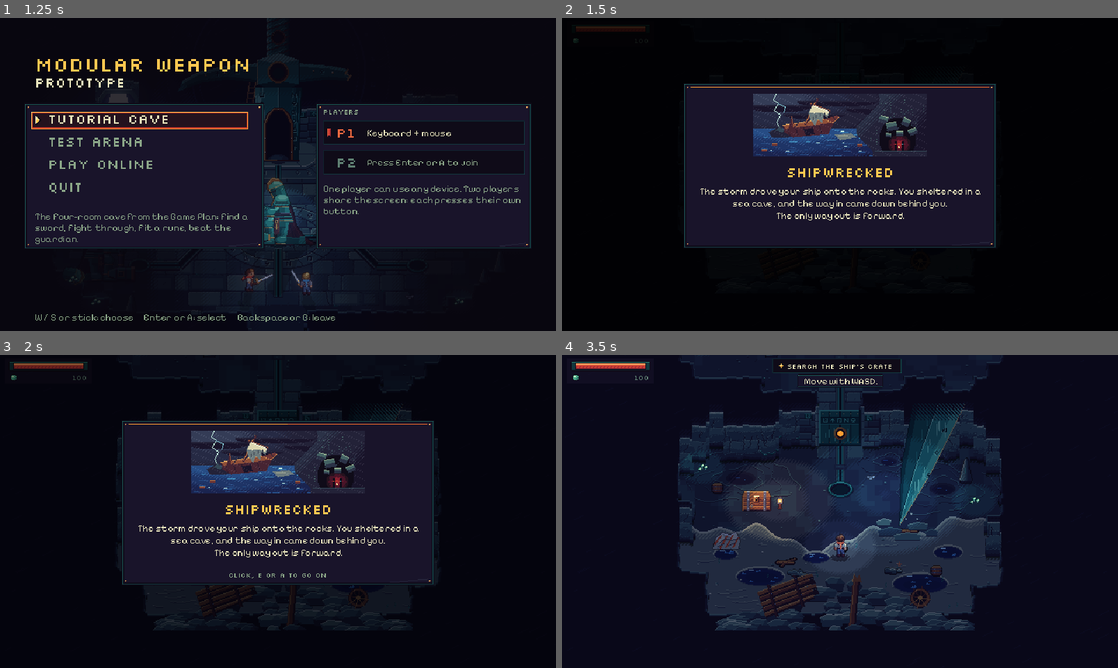
Above: before the commit, frames 1-4 (two rows, left to right).
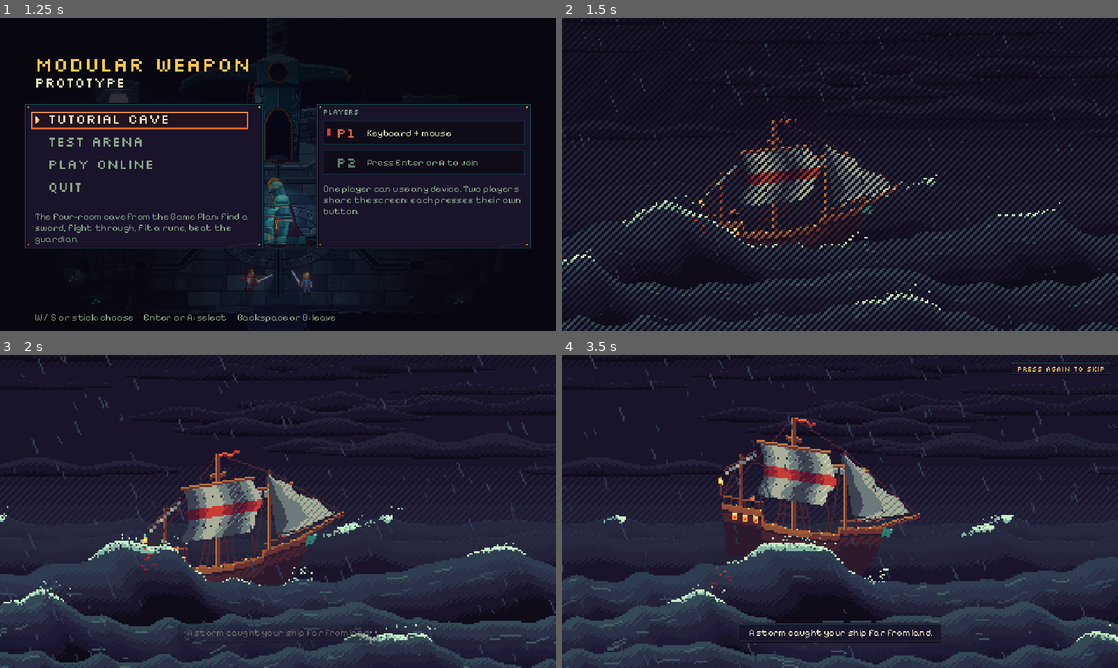
Above: after the commit, the same moments.

Repository: Durrannus/Modular-weapon-prototype
Game: Godot game, scene res://scenes/boot.tscn
The game is run twice, just before and just after one commit, with the same random seed, the same clock (stepped at 60 frames per second) and the same inputs.
Inputs (mouse positions are in pixels of both pictures, inside the frame that each line leads up to):
- Up to frame 1 (1.25 s): tap Enter (menu_place) at 0.5 s; move the mouse to (400, 158) at 0.52 s; hold D (move_right) from 0.53 s (still down); hold Tab (build) from 0.53 s (still down); click (400, 158) at 0.67 s
- Up to frame 2 (1.5 s): release D (move_right) at 1.25 s; release Tab (build) at 1.25 s; tap Space (dash) at 1.25 s; drag from (728, 190) to (812, 237) at 1.27 s
- Up to frame 3 (2 s): no input
- Up to frame 4 (3.5 s): move the mouse to (895, 442) at 2.02 s; hold D (move_right) 2.03-2.75 s; hold Tab (build) 2.03-2.75 s; drag from (812, 574) to (673, 464) at 2.77 s

Frame 1 is identical in both runs. In frame 2, 43% of the frame differs, in the area x 0-100%, y 0-100%; in frame 3, 69%; in frame 4, 47%.

Commit message:
Open the tutorial cave with the storm and shipwreck cutscene
The art thread drew a 23 second opening (278 pictures at 12 a second): the
ship in a heavy sea, the crew on deck, the strike on the rocks, and the cave
mouth coming down. It now plays before the cave, and the cave fades in from
its last, black picture.

- cave_ui.gd: cutscene() plays a folder of full-screen pictures from its
  json: speed, captions on a hint plate at the bottom, sound cues. One
  picture is read from disk at a time. With two players, player two's
  patches are drawn on top.
- It runs on game ticks and is skipped by the players' synced presses, so
  online both computers show the same picture and skip together. The first
  press shows "Press again to skip", so a stray click doesn't lose it.
- sfx.gd: placeholder wind and rain, thunder, a wave, the hull striking and
  a rockfall, made in code like the other sounds.
- The "Shipwrecked" card keeps only its last line; the cutscene shows the
  rest. The HUD is hidden while the cutscene plays.

Co-Authored-By: Claude Fable 5.2 <noreply@anthropic.com>
Claude-Session: https://claude.ai/code/session_01PcDKVkPofzbtLy82C9TbQ8

Diff:
--- /dev/null
+++ b/art/cutscene/intro/intro.json
@@ -0,0 +1,355 @@
+{
+ "note": "Opening cutscene. Play f_000.png .. f_277.png in order at `fps`, filter nearest, scale 2 (320 x 180 art px on the 640 x 360 screen). When a second player is in the game, draw p2/f_NNN.png (same size, mostly transparent) on top of the same frame number where that file exists. Captions are not in the pictures: draw `captions` with the game font on a hint plate. `cues` are for sounds later. Any button skips to the end.",
+ "fps": 12,
+ "frames": 278,
+ "size": [
+  320,
+  180
+ ],
+ "pattern": "f_%03d.png",
+ "p2_pattern": "p2/f_%03d.png",
+ "p2_frames": [
+  0,
+  1,
+  2,
+  3,
+  4,
+  5,
+  6,
+  7,
+  8,
+  9,
+  10,
+  11,
+  12,
+  13,
+  14,
+  15,
+  16,
+  17,
+  18,
+  19,
+  20,
+  21,
+  22,
+  23,
+  24,
+  25,
+  26,
+  27,
+  28,
+  29,
+  30,
+  31,
+  32,
+  33,
+  34,
+  35,
+  36,
+  37,
+  38,
+  39,
+  40,
+  41,
+  42,
+  43,
+  44,
+  45,
+  46,
+  47,
+  48,
+  49,
+  50,
+  51,
+  52,
+  53,
+  54,
+  55,
+  56,
+  57,
+  58,
+  59,
+  60,
+  61,
+  62,
+  63,
+  64,
+  65,
+  66,
+  67,
+  68,
+  69,
+  70,
+  71,
+  72,
+  73,
+  74,
+  75,
+  76,
+  77,
+  78,
+  79,
+  80,
+  81,
+  82,
+  83,
+  84,
+  85,
+  86,
+  87,
+  88,
+  89,
+  90,
+  91,
+  92,
+  93,
+  94,
+  95,
+  96,
+  97,
+  98,
+  99,
+  100,
+  101,
+  102,
+  103,
+  104,
+  105,
+  106,
+  107,
+  108,
+  109,
+  110,
+  111,
+  112,
+  113,
+  114,
+  115,
+  116,
+  117,
+  122,
+  123,
+  124,
+  125,
+  126,
+  127,
+  128,
+  129,
+  130,
+  131,
+  132,
+  133,
+  134,
+  135,
+  136,
+  137,
+  138,
+  139,
+  140,
+  141,
+  142,
+  143,
+  144,
+  145,
+  146,
+  147,
+  148,
+  149,
+  150,
+  151,
+  152,
+  153,
+  154,
+  155,
+  156,
+  157,
+  158,
+  159,
+  160,
+  161,
+  162,
+  163,
+  198,
+  199,
+  200,
+  201,
+  202,
+  203,
+  204,
+  205,
+  206,
+  207,
+  208,
+  209,
+  210,
+  211,
+  212,
+  213,
+  214,
+  215,
+  216,
+  217,
+  218,
+  219,
+  220,
+  221,
+  222,
+  223,
+  224,
+  225,
+  226,
+  227,
+  228,
+  229,
+  230,
+  231,
+  232,
+  233,
+  234,
+  235,
+  236,
+  237,
+  238,
+  239,
+  240,
+  241,
+  242,
+  243,
+  244,
+  245,
+  246,
+  247,
+  248,
+  249,
+  250,
+  251,
+  252,
+  253,
+  254,
+  255,
+  256,
+  257,
+  258,
+  259,
+  260,
+  261,
+  262,
+  263,
+  264,
+  265,
+  266,
+  267,
+  268,
+  269,
+  270,
+  271,
+  272,
+  273,
+  274,
+  275
+ ],
+ "shots": [
+  {
+   "id": "A",
+   "first": 0,
+   "frames": 66,
+   "note": "the storm: the ship in a heavy sea"
+  },
+  {
+   "id": "B",
+   "first": 66,
+   "frames": 56,
+   "note": "on deck: the players, then a sea comes aboard (ends on white)"
+  },
+  {
+   "id": "C",
+   "first": 122,
+   "frames": 56,
+   "note": "the rocks: the flash shows the cliff and the great sword, the ship strikes (ends on black)"
+  },
+  {
+   "id": "D",
+   "first": 178,
+   "frames": 100,
+   "note": "shelter: the crew wade into the sea cave and the way in comes down (ends on black)"
+  }
+ ],
+ "captions": [
+  {
+   "from": 8,
+   "to": 60,
+   "text": "A storm caught your ship far from land."
+  },
+  {
+   "from": 72,
+   "to": 106,
+   "text": "It drove you toward the rocks."
+  },
+  {
+   "from": 186,
+   "to": 228,
+   "text": "You crawled out of the surf and into a sea cave."
+  },
+  {
+   "from": 242,
+   "to": 272,
+   "text": "Then the way in came down behind you."
+  }
+ ],
+ "cues": [
+  {
+   "frame": 30,
+   "sound": "thunder_far"
+  },
+  {
+   "frame": 56,
+   "sound": "thunder_far"
+  },
+  {
+   "frame": 88,
+   "sound": "thunder_near"
+  },
+  {
+   "frame": 110,
+   "sound": "wave_crash"
+  },
+  {
+   "frame": 122,
+   "sound": "thunder_near"
+  },
+  {
+   "frame": 146,
+   "sound": "thunder_near"
+  },
+  {
+   "frame": 162,
+   "sound": "ship_strikes"
+  },
+  {
+   "frame": 234,
+   "sound": "rumble"
+  },
+  {
+   "frame": 238,
+   "sound": "rockfall"
+  }
+ ],
+ "flashes": [
+  30,
+  32,
+  33,
+  56,
+  88,
+  89,
+  93,
+  122,
+  123,
+  124,
+  128,
+  129,
+  146,
+  147,
+  162,
+  163
+ ]
+}
--- a/scripts/cave/cave.gd
+++ b/scripts/cave/cave.gd
@@ -480,13 +480,17 @@
 
 func _begin() -> void:
 	stage = "intro"
-	ui.fade = 1.0
-	ui.fade_in(1.4)
-	ui.card_picture = "cave/ui/card_intro.png"
-	ui.card("Shipwrecked", "The storm drove your ship onto the rocks. You sheltered in a sea cave, and the way in came down behind you.\nThe only way out is forward.", 0.0, func():
-		stage = "crate"
-		ui.objective = "Search the ship's crate"
-		ui.hint = _keys("Move with WASD.", "Move with [stick_l]."))
+	# The storm and the wreck (art/cutscene/intro), then the cave fades in from its last, black picture.
+	hud.visible = false
+	ui.cutscene("cutscene/intro", players.size() > 1, func():
+		hud.visible = true
+		ui.fade = 1.0
+		ui.fade_in(1.4)
+		ui.card_picture = "cave/ui/card_intro.png"
+		ui.card("Shipwrecked", "The only way out is forward.", 0.0, func():
+			stage = "crate"
+			ui.objective = "Search the ship's crate"
+			ui.hint = _keys("Move with WASD.", "Move with [stick_l].")))
 
 
 ## The same hint for keyboard and controller players.
--- a/scripts/cave/cave_ui.gd
+++ b/scripts/cave/cave_ui.gd
@@ -36,6 +36,19 @@
 var card_picture := ""           # a 200x72 picture above the words (set before card(); cleared with it)
 var on_card: Callable
 
+# Cutscene (full-screen pictures with captions, like the storm before the cave)
+var cut: Dictionary = {}         # its numbers, from the json beside its pictures; empty when none is playing
+var cut_dir := ""                # the folder under art/ that holds it
+var cut_time := 0.0              # seconds in. Counted in game ticks, so two computers online stay on the same picture
+var cut_two := false             # two players: draw player two's patches on top
+var cut_skip := 0.0              # after one press: seconds left to press again and skip
+var on_cut: Callable
+var _cut_frame := -1             # the picture the two textures below hold
+var _cut_tex: ImageTexture
+var _cut_tex2: ImageTexture      # player two's patch for this picture, when there is one
+var _cut_cue := 0                # the next sound to play
+var _cut_bed: AudioStreamPlayer  # wind and rain under the whole thing
+
 # Fade
 var fade := 0.0
 var fade_to := 0.0
@@ -56,7 +69,134 @@
 
 
 func busy() -> bool:
-	return talking() or (card_title != "" and card_blocks)
+	return talking() or (card_title != "" and card_blocks) or cutting()
+
+
+func cutting() -> bool:
+	return not cut.is_empty()
+
+
+## Plays the pictures in art/<dir>/ full screen, then calls `done`. The json
+## beside them says how fast, what the captions are and when the sounds come.
+## The first press shows "press again to skip"; a second press skips.
+func cutscene(dir: String, two_players: bool, done: Callable) -> void:
+	var info: Dictionary = Art.json(dir + "/intro.json")
+	if int(info.get("frames", 0)) <= 0 or float(info.get("fps", 0)) <= 0.0:
+		# No pictures in this copy of the game: carry straight on.
+		if done.is_valid():
+			done.call()
+		return
+	cut = info
+	cut_dir = dir
+	cut_two = two_players
+	cut_time = 0.0
+	cut_skip = 0.0
+	on_cut = done
+	_cut_frame = -1
+	_cut_cue = 0
+	# Make the sounds now, while the screen is still black, not in the middle of a shot.
+	for c in cut.get("cues", []):
+		if CUT_SOUNDS.has(str(c["sound"])):
+			Sfx.stream(CUT_SOUNDS[str(c["sound"])][0])
+	_cut_bed = AudioStreamPlayer.new()
+	_cut_bed.stream = Sfx.stream("storm")
+	_cut_bed.volume_db = CUT_BED_DB
+	_cut_bed.process_mode = Node.PROCESS_MODE_ALWAYS
+	add_child(_cut_bed)
+	_cut_bed.play()
+
+
+## The json's sound names -> [our sound, loudness, pitch].
+const CUT_SOUNDS := {
+	"thunder_far": ["thunder", -13.0, 0.8],
+	"thunder_near": ["thunder", -4.0, 1.0],
+	"wave_crash": ["wave", -5.0, 1.0],
+	"ship_strikes": ["crash", -2.0, 1.0],
+	"rumble": ["rumble", -6.0, 1.0],
+	"rockfall": ["rockfall", -3.0, 1.0],
+}
+const CUT_BED_DB := -17.0
+
+
+func _advance_cut(pressed: bool, delta: float) -> void:
+	cut_time += delta
+	cut_skip = maxf(cut_skip - delta, 0.0)
+	var frame := int(cut_time * float(cut["fps"]))
+	var cues: Array = cut.get("cues", [])
+	while _cut_cue < cues.size() and frame >= int(cues[_cut_cue]["frame"]):
+		var snd: Array = CUT_SOUNDS.get(str(cues[_cut_cue]["sound"]), [])
+		if not snd.is_empty():
+			Sfx.play(self, snd[0], snd[1], snd[2])
+		_cut_cue += 1
+	var skip := false
+	if pressed and cut_time > 0.6:
+		if cut_skip > 0.0:
+			skip = true
+		else:
+			cut_skip = 3.0
+	if skip or frame >= int(cut["frames"]):
+		cut = {}
+		_cut_tex = null
+		_cut_tex2 = null
+		if is_instance_valid(_cut_bed):
+			# Let the storm die away rather than cut off.
+			var bed := _cut_bed
+			_cut_bed = null
+			var quiet := create_tween()
+			quiet.tween_property(bed, "volume_db", -60.0, 1.2)
+			quiet.tween_callback(bed.queue_free)
+		if on_cut.is_valid():
+			on_cut.call()
+
+
+func _cut_picture(file: String) -> ImageTexture:
+	var path := Art.ART_DIR + cut_dir + "/" + file
+	if not FileAccess.file_exists(path):
+		return null
+	var img := Image.new()
+	if img.load(ProjectSettings.globalize_path(path)) != OK:
+		return null
+	return ImageTexture.create_from_image(img)
+
+
+func _draw_cut() -> void:
+	var silk := Art.font("Silkscreen-Regular")
+	var frame := clampi(int(cut_time * float(cut["fps"])), 0, int(cut["frames"]) - 1)
+	# One picture at a time is read from disk: all of them at once would be a lot of memory.
+	if frame != _cut_frame:
+		_cut_frame = frame
+		_cut_tex = _cut_picture(str(cut.get("pattern", "f_%03d.png")) % frame)
+		_cut_tex2 = _cut_picture(str(cut["p2_pattern"]) % frame) if cut_two and cut.has("p2_pattern") else null
+	var screen := Rect2(0, 0, 640, 360)
+	root.draw_rect(screen, Color.BLACK)
+	if _cut_tex != null:
+		root.draw_texture_rect(_cut_tex, screen, false)
+	if _cut_tex2 != null:
+		root.draw_texture_rect(_cut_tex2, screen, false)
+	# The caption, on a plate at the bottom. It fades in and out over a few pictures.
+	for c in cut.get("captions", []):
+		var from := int(c["from"])
+		var to := int(c["to"])
+		if frame < from or frame > to:
+			continue
+		var a := clampf(minf(float(frame - from + 1), float(to - frame + 1)) / 3.0, 0.0, 1.0)
+		var rows := _wrap(str(c["text"]), 440.0)
+		var widest := 0.0
+		for l in rows:
+			widest = maxf(widest, _line_w(l))
+		var top := 326.0 - rows.size() * 14.0
+		var back := Rect2(roundf(320.0 - widest * 0.5) - 10, top - 4, widest + 20, rows.size() * 14.0 + 9)
+		if not Art.draw_nine(root, "cave/ui/hint_plate.png", back, 4, Color(1, 1, 1, a)):
+			root.draw_rect(back, Color(PLATE.r, PLATE.g, PLATE.b, 0.8 * a))
+		for i in rows.size():
+			_rich(rows[i], Vector2(roundf(320.0 - _line_w(rows[i]) * 0.5), top + 11 + i * 14.0), Color(INK.r, INK.g, INK.b, a))
+	if cut_skip > 0.0:
+		var text := "Press again to skip"
+		var w := silk.get_string_size(text.to_upper(), HORIZONTAL_ALIGNMENT_LEFT, -1, 8).x
+		var back := Rect2(640.0 - w - 22, 8, w + 14, 15)
+		if not Art.draw_nine(root, "cave/ui/hint_plate.png", back, 4):
+			root.draw_rect(back, PLATE)
+		_head(text, Vector2(back.position.x + 7, back.position.y + 11), AMBER)
 
 
 func talking() -> bool:
@@ -98,7 +238,9 @@
 func advance(pressed: bool, delta: float) -> void:
 	t += delta
 	fade = move_toward(fade, fade_to, fade_speed * delta)
-	if talking():
+	if cutting():
+		_advance_cut(pressed, delta)
+	elif talking():
 		var full := float((lines[line_i] as String).length())
 		var before := int(typed)
 		typed = minf(typed + delta * 46.0, full)
@@ -239,6 +381,9 @@
 
 
 func _draw_ui() -> void:
+	if cutting():
+		_draw_cut()
+		return
 	var silk := Art.font("Silkscreen-Regular")
 	# Prompts over things you can use.
 	for pr in prompts:
--- a/scripts/sfx.gd
+++ b/scripts/sfx.gd
@@ -4,6 +4,8 @@
 ## Usage: Sfx.play(self, "shockwave")
 
 const RATE := 22050
+## The storm sounds of the opening cutscene, and how long each is in seconds.
+const WEATHER := {"thunder": 2.6, "wave": 1.8, "crash": 1.2, "rockfall": 1.8, "storm": 4.0}
 
 static var _cache := {}
 
@@ -30,6 +32,8 @@
 
 
 static func _make(kind: String) -> AudioStreamWAV:
+	if kind in WEATHER:
+		return _weather(kind)
 	var data := PackedByteArray()
 	var length := 0.25
 	match kind:
@@ -139,3 +143,59 @@
 	s.stereo = false
 	s.data = data
 	return s
+
+
+## The storm in the opening cutscene. These are long, so they have their own
+## short loop instead of going through the big match above for every sample.
+## "storm" (wind and rain) repeats for as long as it is played.
+static func _weather(kind: String) -> AudioStreamWAV:
+	var id: int = WEATHER.keys().find(kind)
+	var length: float = WEATHER[kind]
+	var n := int(RATE * length)
+	var data := PackedByteArray()
+	data.resize(n * 2)
+	var low := 0.0      # slow noise: rumble and wind
+	var mid := 0.0      # quicker noise: water and rain
+	var phase := 0.0
+	for i in n:
+		var t := float(i) / RATE
+		var k := t / length
+		var white := randf_range(-1.0, 1.0)
+		var v := 0.0
+		if id == 0:    # thunder: a crack, then a long roll that comes and goes
+			low = lerpf(low, white, 0.035)
+			mid = lerpf(mid, white, 0.5)
+			phase += TAU * 38.0 / RATE
+			var crack := mid * maxf(0.0, 1.0 - t * 9.0)
+			var roll := (low * 3.2 + sin(phase) * 0.35) * (0.55 + 0.45 * sin(t * 11.0 + sin(t * 3.1) * 2.0)) * pow(1.0 - k, 1.4)
+			v = crack * 0.8 + roll
+		elif id == 1:  # wave: a sea coming aboard, a rush that falls away
+			mid = lerpf(mid, white, lerpf(0.5, 0.12, k))
+			low = lerpf(low, white, 0.04)
+			v = (mid * 0.75 + low * 2.0) * sin(minf(k * 3.5, 1.0) * PI * 0.5) * pow(1.0 - k, 1.3)
+		elif id == 2:  # crash: the hull striking rock, a thump and splintering wood
+			mid = lerpf(mid, white, 0.3)
+			phase += TAU * lerpf(85.0, 32.0, k) / RATE
+			var crackle := 1.0 if int(t * 46.0) % 3 != 1 else 0.15
+			v = sin(phase) * 0.9 * pow(1.0 - k, 2.2) + mid * 0.9 * crackle * pow(1.0 - k, 1.6)
+		elif id == 3:  # rockfall: a rumble with stones landing one after another
+			low = lerpf(low, white, 0.07)
+			mid = lerpf(mid, white, 0.35)
+			phase += TAU * 52.0 / RATE
+			var knock := maxf(0.0, 1.0 - fmod(t, 0.21) * 11.0)
+			v = (low * 2.6 + sin(phase) * 0.3 + mid * 0.5 * knock) * pow(sin(k * PI), 0.7)
+		else:          # storm: wind with one slow gust per loop (so the end meets the start), and rain
+			low = lerpf(low, white, 0.02)
+			mid = lerpf(mid, white, 0.6)
+			v = low * 4.0 * (0.6 + 0.4 * sin(TAU * k)) + mid * 0.16
+		data.encode_s16(i * 2, int(clampf(v, -1.0, 1.0) * 30000.0))
+	var s := AudioStreamWAV.new()
+	s.format = AudioStreamWAV.FORMAT_16_BITS
+	s.mix_rate = RATE
+	s.stereo = false
+	s.data = data
+	if kind == "storm":
+		s.loop_mode = AudioStreamWAV.LOOP_FORWARD
+		s.loop_begin = 0
+		s.loop_end = n
+	return s
Binary file added: art/cutscene/intro/f_000.png
Binary file added: art/cutscene/intro/f_001.png
Binary file added: art/cutscene/intro/f_002.png
Binary file added: art/cutscene/intro/f_003.png
Binary file added: art/cutscene/intro/f_004.png
Binary file added: art/cutscene/intro/f_005.png
Binary file added: art/cutscene/intro/f_006.png
Binary file added: art/cutscene/intro/f_007.png
Binary file added: art/cutscene/intro/f_008.png
Binary file added: art/cutscene/intro/f_009.png
Binary file added: art/cutscene/intro/f_010.png
Binary file added: art/cutscene/intro/f_011.png
(and 504 more such lines)
